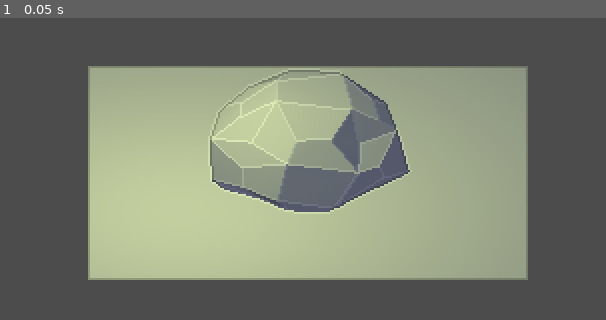
Above: before the commit, frame 1.
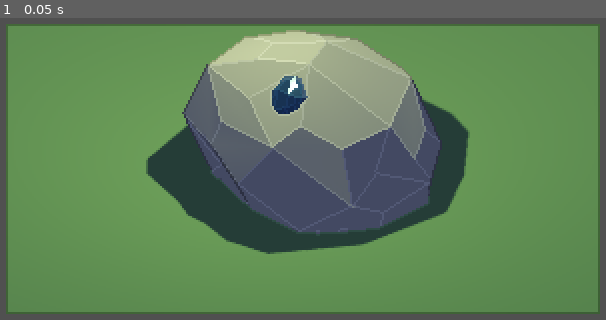
Above: after the commit, the same moment.

Repository: KodyJKing/PixelShader
Game: Godot game, scene res://main.tscn
The game is run twice, just before and just after one commit, with the same random seed, the same clock (stepped at 60 frames per second) and the same inputs.
Inputs:
- Up to frame 1 (0.05 s): no input

The runs differ from the first frame. In frame 1, 89% of the frame differs, in the area x 0-100%, y 1-99%.

Commit message:
Added material params. Added depth check to normal edge indicator function.

Diff:
--- a/assets/edge_detection_material.tres
+++ b/assets/edge_detection_material.tres
@@ -4,3 +4,12 @@
 
 [resource]
 shader = ExtResource( 1 )
+shader_param/albedo = Color( 0.65098, 0.65098, 0.65098, 1 )
+shader_param/specular = 0.891
+shader_param/metallic = 0.449
+shader_param/roughness = 1.0
+shader_param/point_size = 0.0
+shader_param/uv1_scale = null
+shader_param/uv1_offset = null
+shader_param/uv2_scale = null
+shader_param/uv2_offset = null
--- a/assets/edge_detection_shader.tres
+++ b/assets/edge_detection_shader.tres
@@ -2,63 +2,80 @@
 
 [resource]
 code = "shader_type spatial;
-render_mode specular_schlick_ggx;
+render_mode blend_mix,depth_draw_opaque,cull_back,diffuse_burley,specular_schlick_ggx;
+uniform vec4 albedo : hint_color;
+uniform sampler2D texture_albedo : hint_albedo;
+uniform float specular;
+uniform float metallic;
+uniform float roughness : hint_range(0,1);
+uniform float point_size : hint_range(0,128);
+uniform vec3 uv1_scale;
+uniform vec3 uv1_offset;
+uniform vec3 uv2_scale;
+uniform vec3 uv2_offset;
+
+void vertex() {
+	UV=UV*uv1_scale.xy+uv1_offset.xy;
+}
 
 vec3 getNormal(sampler2D normalTex, vec2 uv, vec3 pixelSize, float dx, float dy) {
 	return texture(normalTex, uv + pixelSize.xy * vec2(dx, dy)).xyz;
 }
 
-/*float getAdjustedDepth(mat4 invProjMat, sampler2D depthTex, vec2 uv) {
-  float depth = texture(depthTex, uv).x;
-  return depth;
-  // vec3 ndc = vec3(uv, depth) * 2.0 - 1.0;
-  // vec4 view = invProjMat * vec4(ndc, 1.0);
-  // return -view.z / view.w;
-}*/
-
-float getDepth(mat4 invProjMat, sampler2D depthTex, vec2 uv, vec3 pixelSize, float dx, float dy) {
+// TODO: Use linear depth rather than read straight from the depth texture.
+float getDepth(sampler2D depthTex, vec2 uv, vec3 pixelSize, float dx, float dy) {
 	return texture(depthTex, uv + pixelSize.xy * vec2(dx, dy)).x;
 }
 
 float neighborNormalEdgeIndicator(
-	sampler2D normalTex, vec2 uv, vec3 pixelSize,
-	vec3 normal,
+	sampler2D depthTex, sampler2D normalTex,
+	vec2 uv, vec3 pixelSize,
+	float depth, vec3 normal,
 	float dx, float dy
 ) {
 	vec3 neighborNormal = getNormal(normalTex, uv, pixelSize, dx, dy);
+
     // Edge pixels should yield to faces closer to the bias direction.
     vec3 normalEdgeBias = vec3(1., 1., 1.); // This should probably be a parameter.
     float normalDiff = dot(normal - neighborNormal, normalEdgeBias);
     float normalIndicator = clamp(smoothstep(-.01, .01, normalDiff), 0.0, 1.0);
 
-    return length(cross(normal, neighborNormal)) * normalIndicator;
+	// Only the shallower pixel should detect the normal edge.
+	float depthDiff = getDepth(depthTex, uv, pixelSize, dx, dy) - depth;
+    float depthIndicator = clamp(sign(depthDiff * .25 + .0025), 0.0, 1.0);
+
+    return length(cross(normal, neighborNormal)) * normalIndicator * depthIndicator;
 }
 
 float depthEdgeIndicator(
-	mat4 invProjMat, sampler2D depthTex,
+	sampler2D depthTex,
 	vec2 uv, vec3 pixelSize
 ) {
-    float depth = getDepth(invProjMat, depthTex, uv, pixelSize, 0., 0.);
+    float depth = getDepth(depthTex, uv, pixelSize, 0., 0.);
     float diff = 0.0;
-    diff += clamp(getDepth(invProjMat, depthTex, uv, pixelSize,  1.,  0.) - depth, 0.0, 1.0);
-    diff += clamp(getDepth(invProjMat, depthTex, uv, pixelSize, -1.,  0.) - depth, 0.0, 1.0);
-    diff += clamp(getDepth(invProjMat, depthTex, uv, pixelSize,  0.,  1.) - depth, 0.0, 1.0);
-    diff += clamp(getDepth(invProjMat, depthTex, uv, pixelSize,  0., -1.) - depth, 0.0, 1.0);
+    diff += clamp(getDepth(depthTex, uv, pixelSize,  1.,  0.) - depth, 0.0, 1.0);
+    diff += clamp(getDepth(depthTex, uv, pixelSize, -1.,  0.) - depth, 0.0, 1.0);
+    diff += clamp(getDepth(depthTex, uv, pixelSize,  0.,  1.) - depth, 0.0, 1.0);
+    diff += clamp(getDepth(depthTex, uv, pixelSize,  0., -1.) - depth, 0.0, 1.0);
     return floor(smoothstep(0.01, 0.02, diff) * 2.) / 2.;
 	//return floor(smoothstep(.5, 1., diff) * 2.) / 2.;
 }
 
 const float normalEdgeTheshold = 0.05;
 const float normalEdgeWidth = 0.001;
-float normalEdgeIndicator(sampler2D normalTex, vec2 uv, vec3 pixelSize) {
+float normalEdgeIndicator(
+	sampler2D depthTex, sampler2D normalTex,
+	vec2 uv, vec3 pixelSize
+) {
 
 	vec3 normal = getNormal(normalTex, uv, pixelSize, 0.0, 0.0);
+	float depth = getDepth( depthTex,  uv, pixelSize, 0.0, 0.0);
+
 	float indicator = 0.0;
-
-	indicator += neighborNormalEdgeIndicator(normalTex, uv, pixelSize, normal,  0.0, -1.0);
-	indicator += neighborNormalEdgeIndicator(normalTex, uv, pixelSize, normal,  0.0,  1.0);
-	indicator += neighborNormalEdgeIndicator(normalTex, uv, pixelSize, normal,  1.0,  0.0);
-	indicator += neighborNormalEdgeIndicator(normalTex, uv, pixelSize, normal, -1.0,  0.0);
+	indicator += neighborNormalEdgeIndicator(depthTex, normalTex, uv, pixelSize, depth, normal,  0.0, -1.0);
+	indicator += neighborNormalEdgeIndicator(depthTex, normalTex, uv, pixelSize, depth, normal,  0.0,  1.0);
+	indicator += neighborNormalEdgeIndicator(depthTex, normalTex, uv, pixelSize, depth, normal,  1.0,  0.0);
+	indicator += neighborNormalEdgeIndicator(depthTex, normalTex, uv, pixelSize, depth, normal, -1.0,  0.0);
 
 	return smoothstep(
 		normalEdgeTheshold - normalEdgeWidth,
@@ -70,17 +87,20 @@
 
 const float normalEdgeStrength = 0.3;
 const float depthEdgeStrength = 0.4;
-//const vec3 tmpAlbedo = vec3(0.13725490196078433, 0.4745098039215686, 0.8117647058823529);
-const vec3 tmpAlbedo = vec3(0.5, 0.5, 0.5);
 void fragment() {
 	float pixelWidth = 1.0 / VIEWPORT_SIZE.x;
 	float pixelHeight = 1.0 / VIEWPORT_SIZE.y;
 	vec3 pixelSize = vec3(pixelWidth, pixelHeight, 0.0);
 
-	float ni = normalEdgeIndicator(SCREEN_TEXTURE, SCREEN_UV, pixelSize);
-	float di = depthEdgeIndicator(INV_PROJECTION_MATRIX, DEPTH_TEXTURE, SCREEN_UV, pixelSize);
+	float ni = normalEdgeIndicator(DEPTH_TEXTURE, SCREEN_TEXTURE, SCREEN_UV, pixelSize);
+	float di = depthEdgeIndicator(DEPTH_TEXTURE, SCREEN_UV, pixelSize);
 
 	float coefficient = di > 0.0 ? (1.0 - depthEdgeStrength * di) : (1.0 + normalEdgeStrength * ni);
 
-    ALBEDO.xyz = tmpAlbedo * coefficient;
+    vec2 base_uv = UV;
+	vec4 albedo_tex = texture(texture_albedo,base_uv);
+	ALBEDO = albedo.rgb * albedo_tex.rgb * coefficient;
+	METALLIC = metallic;
+	ROUGHNESS = roughness;
+	SPECULAR = specular;
 }"
--- a/assets/example_edge_detection_material.tres
+++ b/assets/example_edge_detection_material.tres
@@ -1,8 +1,20 @@
-[gd_resource type="ShaderMaterial" load_steps=3 format=2]
+[gd_resource type="ShaderMaterial" load_steps=4 format=2]
 
 [ext_resource path="res://assets/normal_shader.tres" type="Shader" id=1]
-[ext_resource path="res://assets/edge_detection_material.tres" type="Material" id=2]
+[ext_resource path="res://assets/edge_detection_shader.tres" type="Shader" id=2]
+
+[sub_resource type="ShaderMaterial" id=1]
+shader = ExtResource( 2 )
+shader_param/albedo = Color( 0.745098, 0.745098, 0.745098, 1 )
+shader_param/specular = 0.891
+shader_param/metallic = 0.449
+shader_param/roughness = 1.0
+shader_param/point_size = 0.0
+shader_param/uv1_scale = null
+shader_param/uv1_offset = null
+shader_param/uv2_scale = null
+shader_param/uv2_offset = null
 
 [resource]
-next_pass = ExtResource( 2 )
+next_pass = SubResource( 1 )
 shader = ExtResource( 1 )
--- /dev/null
+++ b/assets/tmp_shader.tres
@@ -0,0 +1,35 @@
+[gd_resource type="Shader" format=2]
+
+[resource]
+code = "// NOTE: Shader automatically converted from Godot Engine 3.4.2.stable's SpatialMaterial.
+
+shader_type spatial;
+render_mode blend_mix,depth_draw_opaque,cull_back,diffuse_burley,specular_schlick_ggx;
+uniform vec4 albedo : hint_color;
+uniform sampler2D texture_albedo : hint_albedo;
+uniform float specular;
+uniform float metallic;
+uniform float roughness : hint_range(0,1);
+uniform float point_size : hint_range(0,128);
+uniform vec3 uv1_scale;
+uniform vec3 uv1_offset;
+uniform vec3 uv2_scale;
+uniform vec3 uv2_offset;
+
+
+void vertex() {
+	UV=UV*uv1_scale.xy+uv1_offset.xy;
+}
+
+
+
+
+void fragment() {
+	vec2 base_uv = UV;
+	vec4 albedo_tex = texture(texture_albedo,base_uv);
+	ALBEDO = albedo.rgb * albedo_tex.rgb;
+	METALLIC = metallic;
+	ROUGHNESS = roughness;
+	SPECULAR = specular;
+}
+"
--- a/default_env.tres
+++ b/default_env.tres
@@ -7,3 +7,7 @@
 background_color = Color( 1, 1, 1, 1 )
 ambient_light_color = Color( 0.803922, 0.843137, 1, 1 )
 ambient_light_energy = 0.29
+fog_color = Color( 0.501961, 0.6, 0.701961, 1 )
+tonemap_mode = 3
+ss_reflections_roughness = false
+ssao_enabled = true
--- a/main.tscn
+++ b/main.tscn
@@ -1,30 +1,87 @@
-[gd_scene load_steps=4 format=2]
+[gd_scene load_steps=11 format=2]
 
 [ext_resource path="res://assets/rock_simplified_2.obj" type="ArrayMesh" id=1]
-[ext_resource path="res://assets/example_edge_detection_material.tres" type="Material" id=2]
+[ext_resource path="res://assets/normal_shader.tres" type="Shader" id=3]
+[ext_resource path="res://assets/edge_detection_shader.tres" type="Shader" id=4]
+
+[sub_resource type="ShaderMaterial" id=4]
+shader = ExtResource( 4 )
+shader_param/albedo = Color( 0.611765, 0.611765, 0.611765, 1 )
+shader_param/specular = 0.0
+shader_param/metallic = 0.0
+shader_param/roughness = 1.0
+shader_param/point_size = 0.0
+shader_param/uv1_scale = null
+shader_param/uv1_offset = null
+shader_param/uv2_scale = null
+shader_param/uv2_offset = null
+
+[sub_resource type="ShaderMaterial" id=5]
+next_pass = SubResource( 4 )
+shader = ExtResource( 3 )
+
+[sub_resource type="ShaderMaterial" id=6]
+shader = ExtResource( 4 )
+shader_param/albedo = Color( 0.294118, 0.45098, 0.627451, 1 )
+shader_param/specular = 0.965
+shader_param/metallic = 0.541
+shader_param/roughness = 0.189
+shader_param/point_size = 0.0
+shader_param/uv1_scale = null
+shader_param/uv1_offset = null
+shader_param/uv2_scale = null
+shader_param/uv2_offset = null
+
+[sub_resource type="ShaderMaterial" id=7]
+next_pass = SubResource( 6 )
+shader = ExtResource( 3 )
 
 [sub_resource type="PlaneMesh" id=1]
+
+[sub_resource type="ShaderMaterial" id=2]
+shader = ExtResource( 4 )
+shader_param/albedo = Color( 0.52549, 0.670588, 0.537255, 1 )
+shader_param/specular = 0.891
+shader_param/metallic = 0.449
+shader_param/roughness = 1.0
+shader_param/point_size = 0.0
+shader_param/uv1_scale = Vector3( 1, 1, 0 )
+shader_param/uv1_offset = Vector3( 0, 0, 0 )
+shader_param/uv2_scale = null
+shader_param/uv2_offset = null
+
+[sub_resource type="ShaderMaterial" id=3]
+next_pass = SubResource( 2 )
+shader = ExtResource( 3 )
 
 [node name="Spatial" type="Spatial"]
 
 [node name="Rock" type="MeshInstance" parent="."]
-transform = Transform( -7.49676, 0, -0.296646, 0, 7.50263, 0, 0.296646, 0, -7.49676, 0, 0, 0 )
-extra_cull_margin = 16384.0
+transform = Transform( -6.53879, 3.00419, 2.12334, 3.08719, 6.83605, -0.164976, -2.00074, 0.729931, -7.194, 0.744473, 0, -0.844002 )
 mesh = ExtResource( 1 )
-material/0 = ExtResource( 2 )
+material/0 = SubResource( 5 )
+
+[node name="Deposit" type="MeshInstance" parent="Rock"]
+transform = Transform( -0.116522, 0.0846063, -0.0493384, 0.0588729, 0.0960483, -0.152572, -0.0268682, -0.156463, -0.120339, 0.313369, 0.437485, -0.48061 )
+mesh = ExtResource( 1 )
+skeleton = NodePath("../..")
+material/0 = SubResource( 7 )
+
+[node name="Ground" type="MeshInstance" parent="."]
+transform = Transform( 16.2482, -2.01166e-07, -4.76837e-07, 6.55651e-07, 16.2482, 8.9407e-08, -4.76837e-07, 2.98023e-08, 16.2482, -0.177414, -2.18477, -1.28314 )
+mesh = SubResource( 1 )
+material/0 = SubResource( 3 )
 
 [node name="Camera" type="Camera" parent="."]
 transform = Transform( 1, 0, 0, 0, 0.872752, 0.488164, 0, -0.488164, 0.872752, 0.200194, 8.43725, 14.8914 )
 projection = 1
-size = 26.61
+size = 19.68
 
 [node name="OmniLight" type="OmniLight" parent="."]
-transform = Transform( 1, 0, 0, 0, 1, 0, 0, 0, 1, -9.25974, 15.0038, 5.90296 )
+transform = Transform( 1, 0.00027008, 0.000369223, -0.000270477, 0.999999, 0.00107613, -0.000368932, -0.00107623, 0.999999, -1.48313, 12.406, 0.437557 )
 light_color = Color( 0.941176, 1, 0.654902, 1 )
-light_energy = 1.193
-omni_range = 129.062
-
-[node name="MeshInstance" type="MeshInstance" parent="."]
-transform = Transform( 16.2482, 0, 0, 0, 16.2482, 0, 0, 0, 16.2482, 0, -2.34283, 0 )
-mesh = SubResource( 1 )
-material/0 = ExtResource( 2 )
+light_energy = 0.618
+shadow_enabled = true
+shadow_bias = 1.911
+omni_range = 52.663
+omni_attenuation = 0.000150286
--- a/project.godot
+++ b/project.godot
@@ -27,4 +27,6 @@
 
 [rendering]
 
+quality/shadows/filter_mode=2
 environment/default_environment="res://default_env.tres"
+quality/shadow_atlas/size=4096
